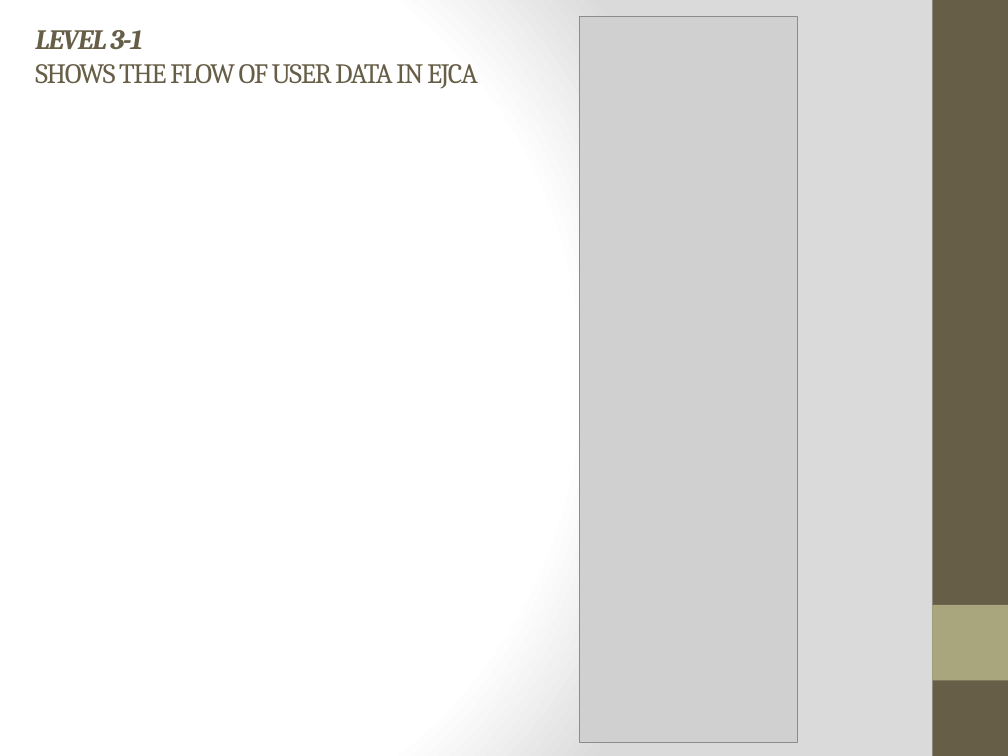
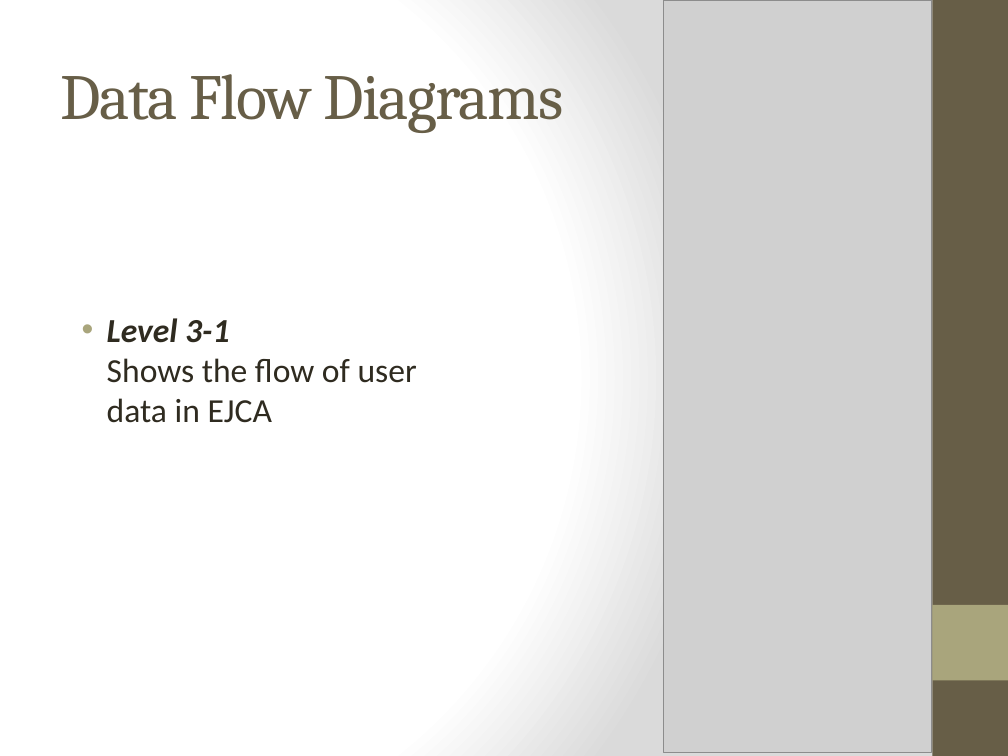
Before and after one commit to WesleyTrescott/MVC-Capstone, a slide deck: slide 29 of Design Specification/Design Specification.pptx (slide 27 before the commit). Drawn at 1008x756 pixels with LibreOffice and Linux fonts; fonts in the diff are those of the drawing; grey boxes stand for pictures. Boxes give left, top, right and bottom in pixels: in the first picture for what was removed or moved away, otherwise in the second. Text is boxed around its words. In the diff, an @@ line names an element or a change of style, - is before the commit and + after.

```diff
--- a/Design Specification/Design Specification.pptx
+++ b/Design Specification/Design Specification.pptx
@@ picture: place and size @@
-picture at (580, 17, 797, 743)
+picture at (663, 0, 931, 753)
@@ title added at (60, 74, 564, 133), 46 pt, text #675E47 @@
+Data Flow Diagrams
@@ text at (107, 318, 417, 423): text changed; size 20 to 24 pt; font Cambria to Calibri; text colour #675E47 to #2F2B20 @@
-LEVEL 3-1
-SHOWS THE FLOW OF USER DATA IN EJCA
+• Level 3-1
+  Shows the flow of user data in EJCA
```
Also in this commit, not shown: 18 other slides changed, 9 slides added, 3 other files.
